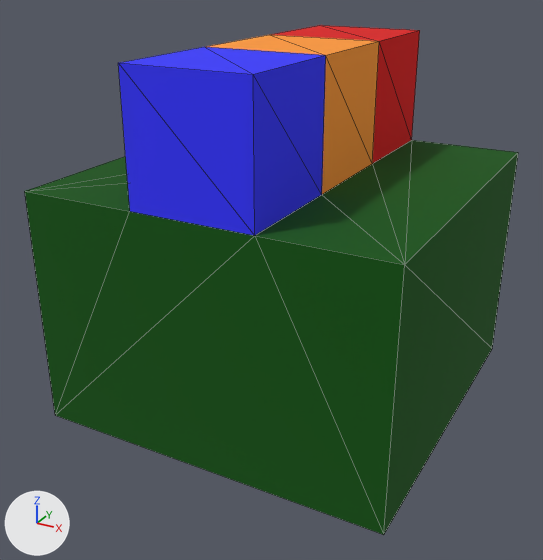
The OBJ model Assets/Graphics/Plata/2.obj: old version first, new version second.
The view is the same before and after, from a 50 mm lens placed at (0.427, -0.39, 0.467), pointed at (0.143, 0.126, 0.209). The axes (+X, +Y, +Z) are drawn at lower left. The lights are the same throughout. Mesh edges are drawn as thin lines. Where no turn or scale is listed for an object, it has been applied to the vertices. Vertices at the same position are counted once.

Names of what the first picture shows: 'Untitled'.
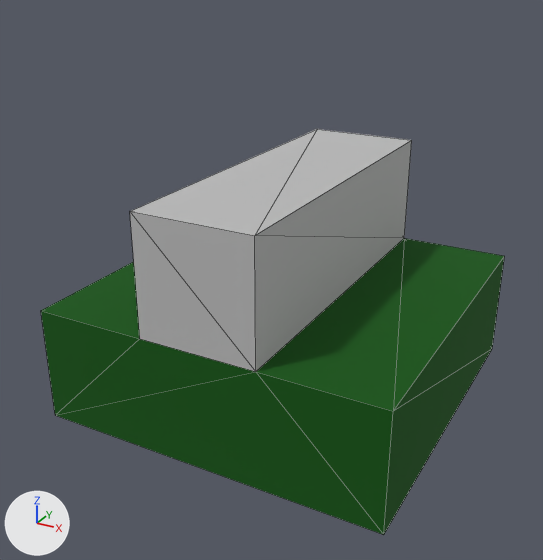
Where the change shows, as pixel boxes (x1, y1, x2, y2) in the pictures (543 x 560 px):
'Untitled', reshaped (20% shorter)
    before: (25, 25, 518, 535)
    after: (41, 129, 505, 535)

Patch to the scene script:
```diff
--- a/Assets/Graphics/Plata/2.obj.py
+++ b/Assets/Graphics/Plata/2.obj.py
@@ me_untitled @@
 # used by ob_untitled; location = (0.0, 0.0, 0.0)
-me_untitled.from_pydata(...)  # 24 vertices, 44 faces; spans x 0.0..0.3, y 0.0..0.3, z 0.1..0.4
+me_untitled.from_pydata(...)  # 16 vertices, 28 faces; spans x 0.0..0.3, y 0.0..0.3, z 0.1..0.3
+# me_untitled part 1
+# 16 vertices are removed from x 0.0..0.3, y 0.0..0.3, z 0.3..0.4
+# 42 faces are deleted
+# 8 vertices are added at x 0.0..0.3, y 0.0..0.3, z 0.2
+# 26 new faces join them
 me_untitled.materials.append(mat_palette)
```
